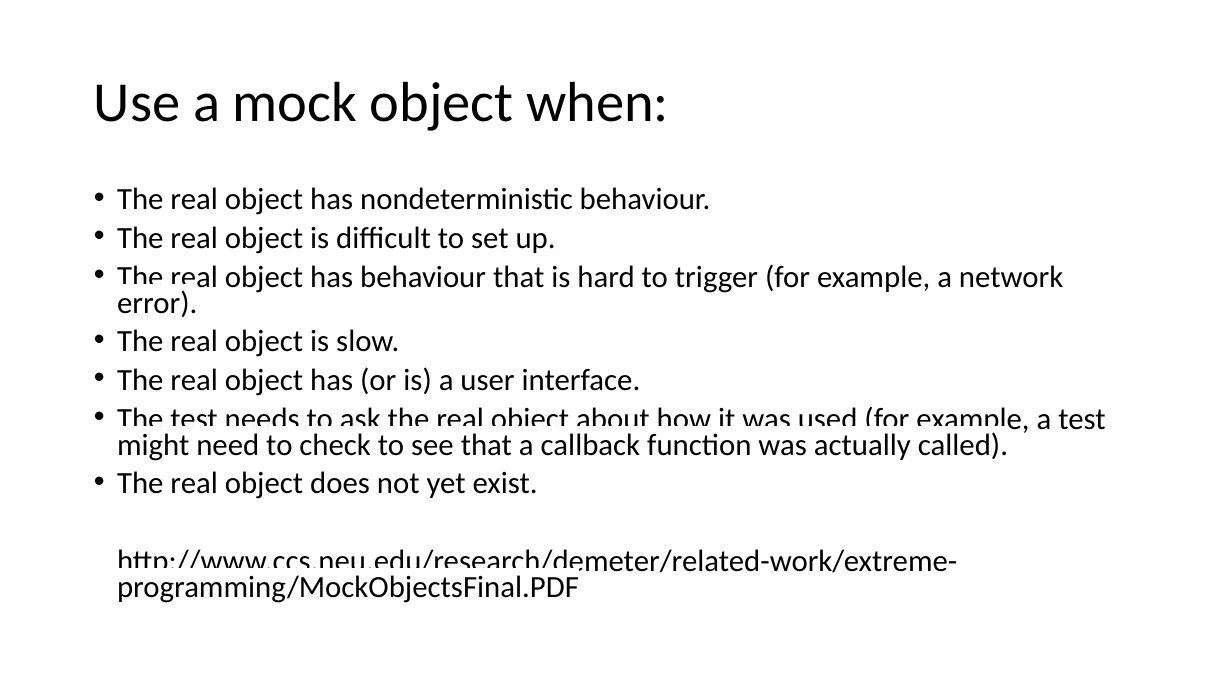
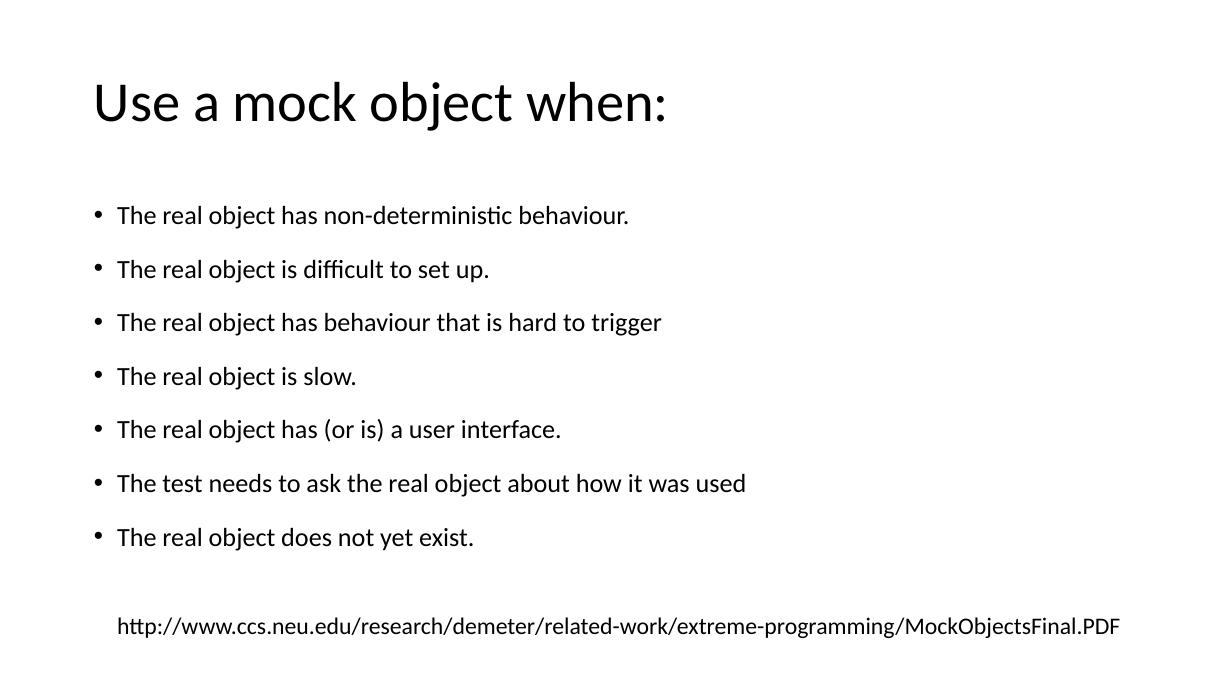
Before and after one commit to docljn/phpunit-or-prophecy-for-mocks, a slide deck: slide 10 of Creating Unit Test Mocks - PHPUnit or Prophecy.odp. Drawn at 1232x693 pixels with LibreOffice and Linux fonts; fonts in the diff are those of the drawing. Boxes give left, top, right and bottom in pixels: in the first picture for what was removed or moved away, otherwise in the second. Text is boxed around its words. In the diff, an @@ line names an element or a change of style, - is before the commit and + after.

```diff
--- a/Creating Unit Test Mocks - PHPUnit or Prophecy.odp
+++ b/Creating Unit Test Mocks - PHPUnit or Prophecy.odp
@@ text at box(117, 205, 629, 229): text changed; size 24 to 20.4 pt @@
-• The real object has nondeterministic behaviour.
+• The real object has non-deterministic behaviour.
@@ text at box(117, 259, 1120, 638): size 24 to 20.4 pt in "The real object is difficult to set ...", "The real object is slow.", "The real object has (or is) a ...", "The real object does not yet exist."; size 24 to 18.5 pt in "http://www.ccs.neu.edu/research/demeter/related-work/extreme ..."; line spacing 0.7 to 1.3; line spacing 0.7 to 0.5 @@
@@ text at box(117, 312, 662, 336): text changed; size 24 to 20.4 pt @@
-• The real object has behaviour that is hard to trigger (for example, a network error).
+• The real object has behaviour that is hard to trigger
@@ text at box(117, 473, 747, 497): text changed; size 24 to 20.4 pt @@
-• The test needs to ask the real object about how it was used (for example, a test might need to check to see that a callback function was actually called).
+• The test needs to ask the real object about how it was used
```
Also in this commit, not shown: 3 other slides changed, 1 slide added.
